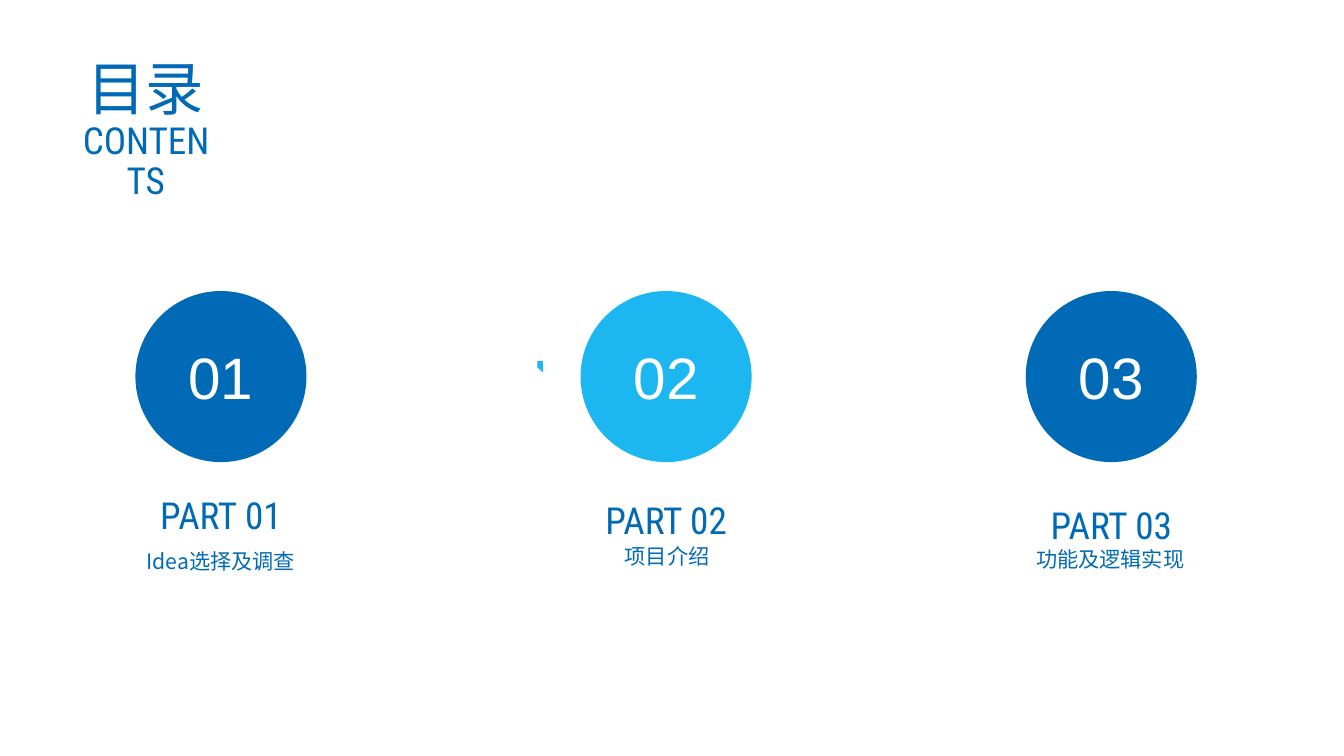
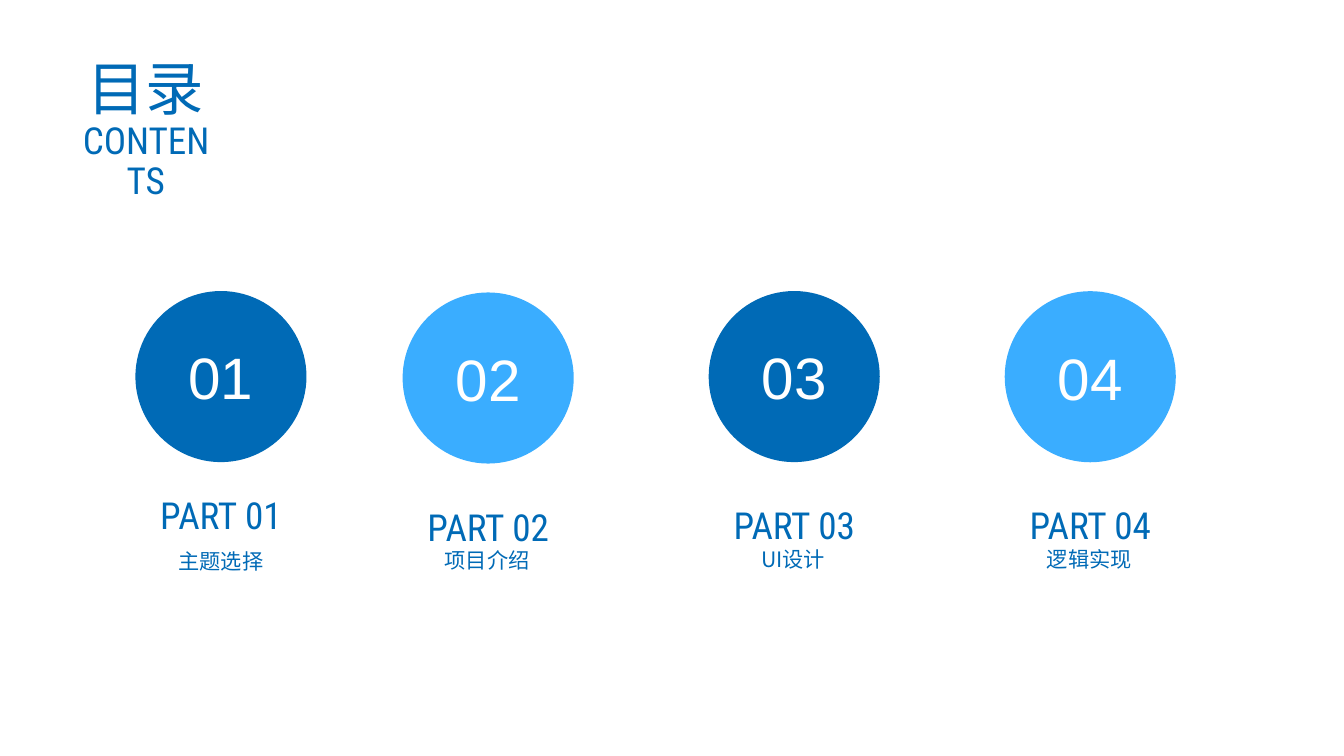
Before and after one commit to yfzm/FPSEI-team2, a slide deck: slide 2 of PROJECT2.pptx. Drawn at 1344x756 pixels with LibreOffice and Linux fonts; fonts in the diff are those of the drawing; background and template pictures are left out. Boxes give left, top, right and bottom in pixels: in the first picture for what was removed or moved away, otherwise in the second. Text is boxed around its words. In the diff, an @@ line names an element or a change of style, - is before the commit and + after.

```diff
--- a/PROJECT2.pptx
+++ b/PROJECT2.pptx
@@ ellipse "02": place and size @@
-ellipse "02" at (580,291,751,462)
+ellipse "02" at (402,293,574,464)
@@ ellipse "02" at (402,293,574,464): fill #1CB7F1 to #3AADFF @@
@@ ellipse "03": place and size @@
-ellipse "03" at (1026,291,1197,462)
+ellipse "03" at (708,291,879,462)
@@ ellipse added at (1005,292,1176,463), fill #3AADFF, 44 pt, text #FFFFFF @@
+04
@@ freeform shape removed at (537,361,543,373) @@
@@ text "PART 02": place and size @@
-text "PART 02" at (605,507,727,535)
+text "PART 02" at (427,514,549,542)
@@ text "PART 03": place and size @@
-text "PART 03" at (1051,512,1172,540)
+text "PART 03" at (734,512,855,540)
@@ text added at (1030,512,1151,540), 28 pt, text #006AB6 @@
+PART 04
@@ text at (179,551,264,571): text changed @@
-Idea选择及调查
+主题选择
@@ text "项目介绍": place and size @@
-text "项目介绍" at (625,546,710,566)
+text "项目介绍" at (445,550,530,570)
@@ text added at (761,549,825,569), 16 pt, text #006AB6 @@
+UI设计
@@ text at (1047,549,1132,569): text changed @@
-功能及逻辑实现
+逻辑实现
```
Also in this commit, not shown: 13 other slides changed, 7 slides added, 1 slide removed.
